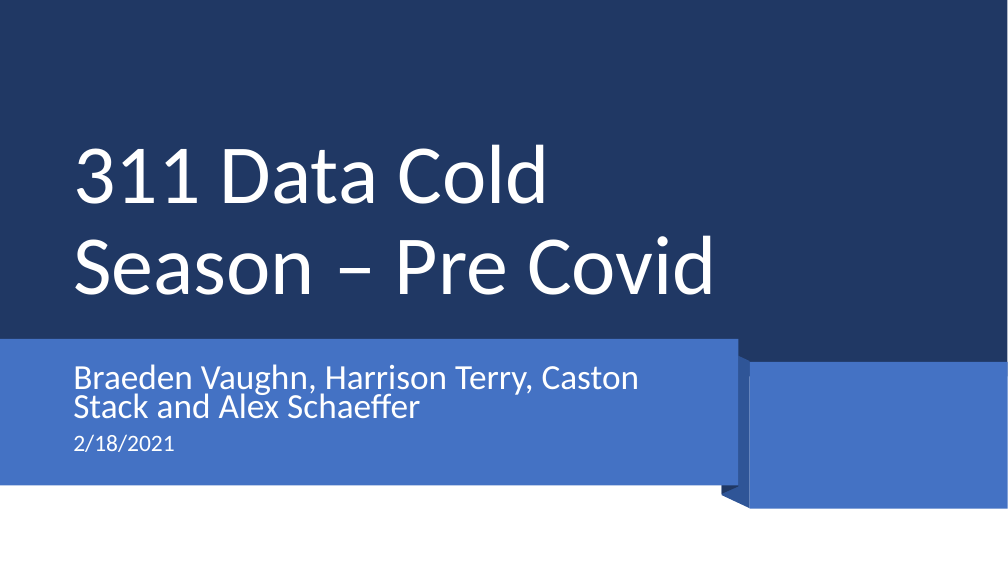
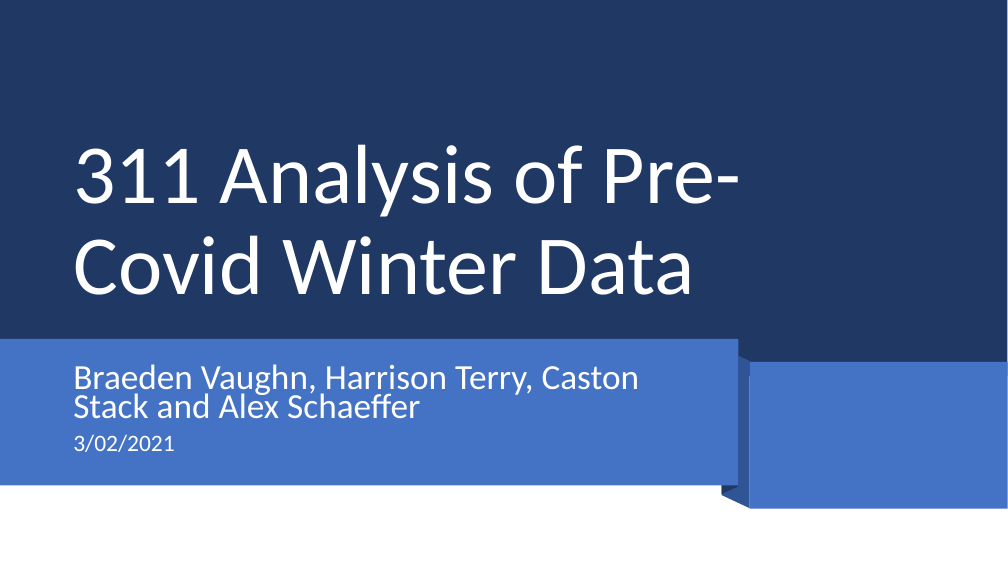
Before and after one commit to AlexSchaefferEdu/GP1, a slide deck: slide 1 of Project 1 Presentation.pptx. Drawn at 1008x567 pixels with LibreOffice and Linux fonts; fonts in the diff are those of the drawing. Boxes give left, top, right and bottom in pixels: in the first picture for what was removed or moved away, otherwise in the second. Text is boxed around its words. In the diff, an @@ line names an element or a change of style, - is before the commit and + after.

```diff
--- a/Project 1 Presentation.pptx
+++ b/Project 1 Presentation.pptx
@@ title at bbox=[73, 144, 741, 295]: text changed @@
-311 Data Cold Season – Pre Covid
+311 Analysis of Pre-Covid Winter Data
@@ subtitle at bbox=[73, 434, 174, 452]: text changed @@
-2/18/2021
+3/02/2021
```
Also in this commit, not shown: 7 other slides changed, 13 slides added, 3 slides removed, 4 other files.
